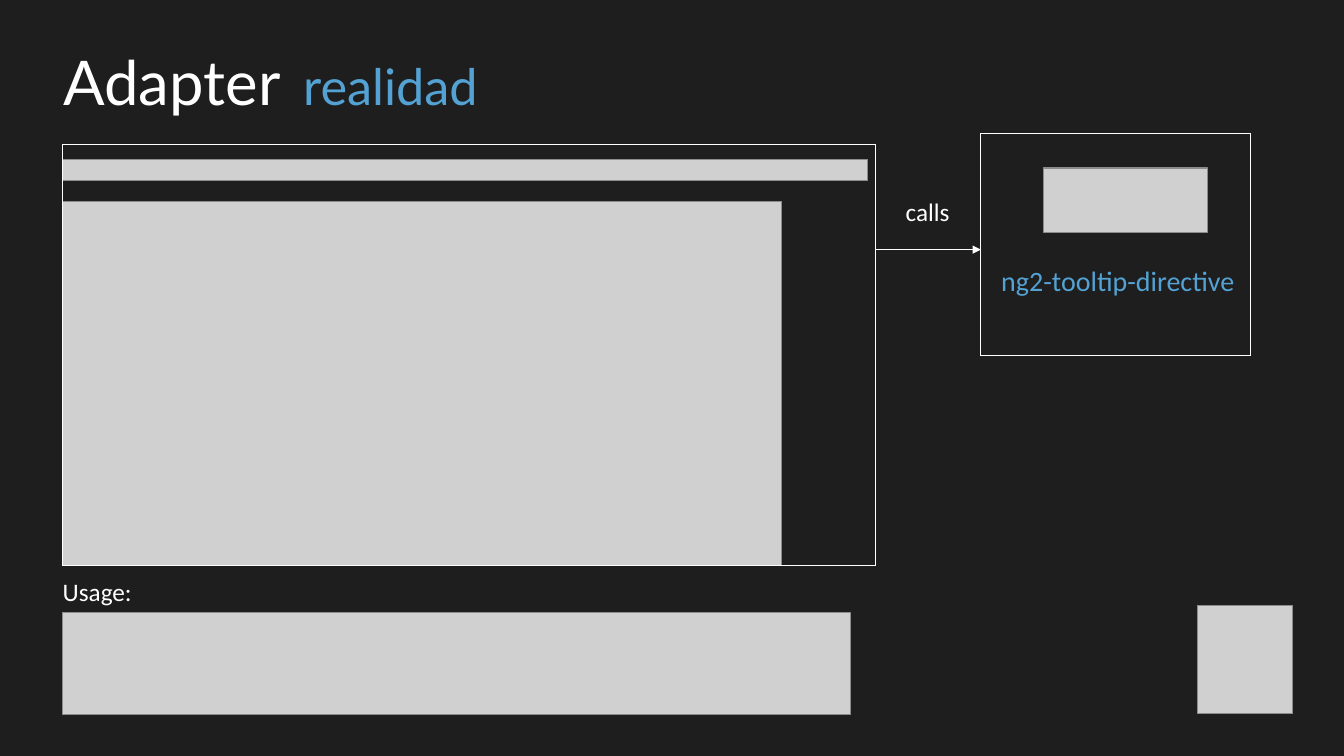
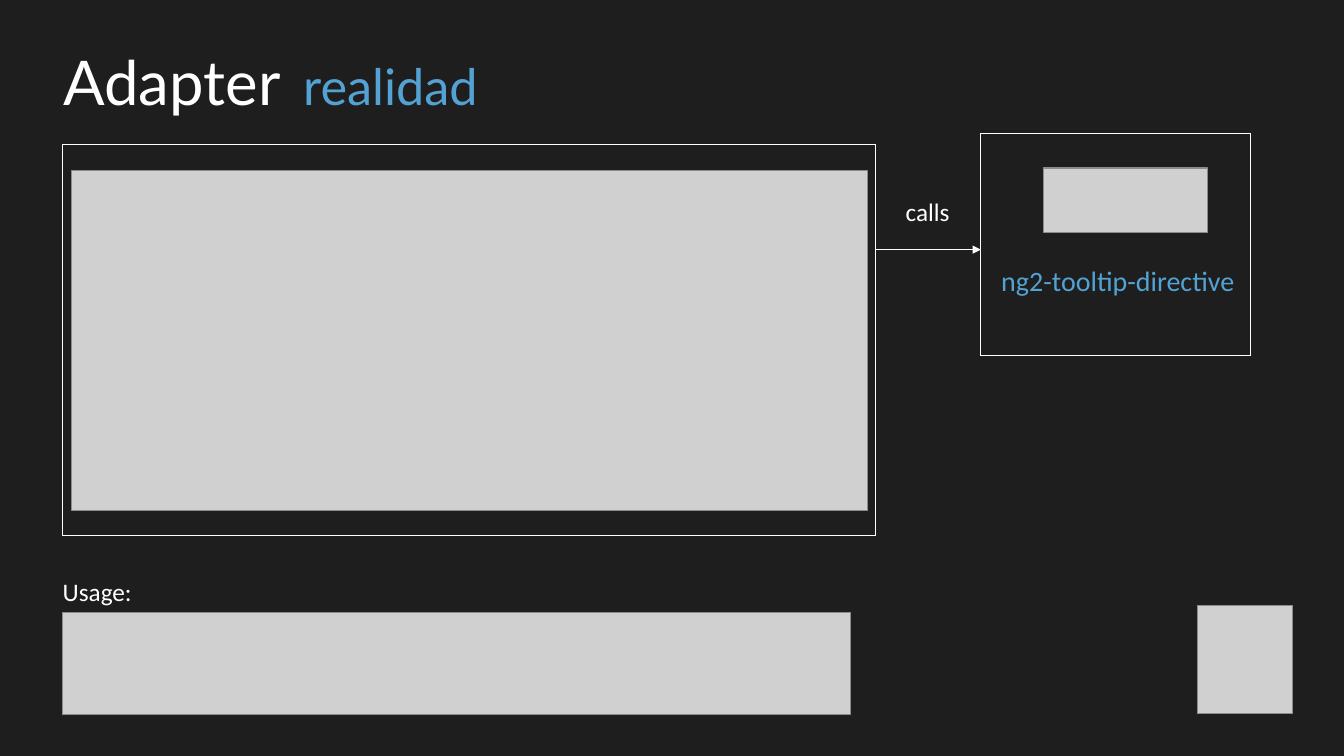
Before and after one commit to cbastos/jsdaycan2019-typescript-patterns, a slide deck: slide 12 of slides/Patrones de diseño con Typescript en el mundo real.pptx. Drawn at 1344x756 pixels with LibreOffice and Linux fonts; fonts in the diff are those of the drawing; grey boxes stand for pictures. Boxes give left, top, right and bottom in pixels: in the first picture for what was removed or moved away, otherwise in the second. Text is boxed around its words. In the diff, an @@ line names an element or a change of style, - is before the commit and + after.

Commit message:
fixed tooltip adapter component in slides

```diff
--- a/slides/Patrones de diseño con Typescript en el mundo real.pptx
+++ b/slides/Patrones de diseño con Typescript en el mundo real.pptx
@@ rectangle: place and size @@
-rectangle at box(63, 145, 876, 567)
+rectangle at box(63, 145, 876, 535)
@@ picture removed at box(63, 159, 868, 181) @@
@@ picture: place and size @@
-picture at box(63, 202, 782, 566)
+picture at box(72, 170, 868, 511)
```
Also in this commit, not shown: 1 other file.
